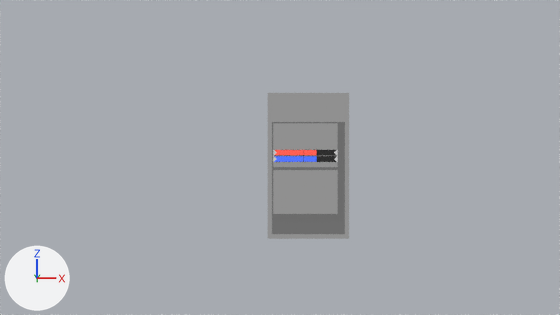
The Blender file raw/UI.blend: old version first, new version second.
The view is the same before and after, from the file's camera 'Camera'. The axes (+X, +Y, +Z) are drawn at lower left. The lights are the same throughout.

The older version as bpy lines, for what is in view:
```python
ob_bg = bpy.data.objects.new('bg', me_plane_006)
ob_bg.location = (937.0, -20.0, 547.0)
ob_bg_001 = bpy.data.objects.new('bg.001', me_plane_010)
ob_bg_001.location = (937.0, -20.0, 525.0)
ob_part_window = bpy.data.objects.new('part_window', me_plane)
ob_part_window.location = (917.0, 0.0, 262.0)
ob_partmodule = bpy.data.objects.new('partmodule', me_plane_002)
ob_partmodule.location = (937.0, -10.0, 507.0)
ob_partmodule_001 = bpy.data.objects.new('partmodule.001', me_plane_004)
ob_partmodule_001.location = (937.0, -10.0, 347.0)
ob_partmodule_002 = bpy.data.objects.new('partmodule.002', me_plane_011)
ob_partmodule_002.location = (938.0, -25.0, 526.0)
ob_partmodule_003 = bpy.data.objects.new('partmodule.003', me_plane_007)
ob_partmodule_003.location = (938.0, -25.0, 548.0)
```
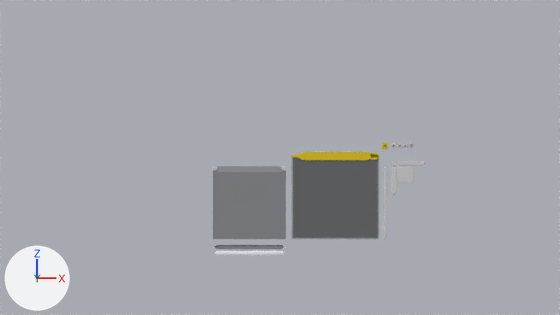
What differs and where, as boxes (x1, y1, x2, y2) in the pictures (560 x 315 px):
'back', added: after (292, 158, 379, 239)
'part_window', deleted: before (268, 93, 349, 239)
'back.002', added: after (213, 166, 286, 239)
'partmodule.001', deleted: before (273, 170, 338, 214)
'partmodule', deleted: before (273, 123, 338, 167)
'header', added (yellow): after (292, 152, 379, 160)
'bg', moved: before (273, 150, 338, 156); after (215, 245, 284, 249)
'fg', added: after (215, 251, 284, 255)
'partmodule.002', deleted: before (274, 156, 317, 162)
'partmodule.003', deleted: before (275, 150, 317, 155)
'bg.001', deleted: before (273, 156, 338, 162)

The change, as a list of edits to the scene's bpy script:
```text
Add mat_white:
    mat_white = principled_material('white')
    mat_white.base_color = (0.896, 0.937, 1.0)  # white #f3f8ff
Add mat_background_light:
    mat_background_light = principled_material('background_light')
    mat_background_light.base_color = (0.338, 0.353, 0.375)  # grey #9da0a5
    mat_background_light.roughness = 1.0
Add mat_background:
    mat_background = principled_material('background')
    mat_background.base_color = (0.225, 0.235, 0.25)  # grey #828589
Add mat_gold:
    mat_gold = principled_material('gold')
    mat_gold.base_color = (0.75, 0.562, 0.0)  # yellow #e1c600
    mat_gold.roughness = 0.75
Add mat_background_dark:
    mat_background_dark = principled_material('background_dark')
    mat_background_dark.base_color = (0.113, 0.117, 0.125)  # dark grey #5e6063
Add me_plane_022:
    me_plane_022.from_pydata(...)  # 20 vertices, 11 faces; spans x 0.0..240.0, y -2.0..0.0, z 0.0..15.0
    me_plane_022.polygons.foreach_set('use_smooth', [True] * 11)
    me_plane_022.materials.append(mat_white)  # white #f3f8ff
Add me_plane_005:
    me_plane_005.from_pydata(...)  # 24 vertices, 15 faces; spans x 0.0..250.0, y 0.0, z 0.0..250.0
    me_plane_005.polygons.foreach_set('use_smooth', [True] * 15)
    # faces by material slot: [5, 10]
    me_plane_005.materials.append(mat_background)  # grey #828589
    me_plane_005.materials.append(mat_background_light)  # grey #9da0a5
Add me_plane_002_1:
    me_plane_002_1.from_pydata(...)  # 84 vertices, 64 faces; spans x 0.0..300.0, y -3.0..0.0, z 270.0..300.0
    me_plane_002_1.polygons.foreach_set('use_smooth', [True] * 64)
    me_plane_002_1.materials.append(mat_gold)  # yellow #e1c600
Add me_plane_1:
    me_plane_1.from_pydata(...)  # 40 vertices, 28 faces; spans x 0.0..300.0, y 0.0, z 0.0..280.0
    me_plane_1.polygons.foreach_set('use_smooth', [True] * 28)
    # faces by material slot: [15, 13]
    me_plane_1.materials.append(mat_background_dark)  # dark grey #5e6063
    me_plane_1.materials.append(mat_background_light)  # grey #9da0a5
Remove ob_part_window:
    ob_part_window = bpy.data.objects.new('part_window', me_plane)
    ob_part_window.location = (917.0, 0.0, 262.0)
Remove ob_partmodule:
    ob_partmodule = bpy.data.objects.new('partmodule', me_plane_002)
    ob_partmodule.location = (937.0, -10.0, 507.0)
Remove ob_partmodule_001:
    ob_partmodule_001 = bpy.data.objects.new('partmodule.001', me_plane_004)
    ob_partmodule_001.location = (937.0, -10.0, 347.0)
Change ob_bg:
    ob_bg.location: (937.0, -20.0, 547.0) -> (730.0, 0.0, 225.0)
Remove ob_partmodule_003:
    ob_partmodule_003 = bpy.data.objects.new('partmodule.003', me_plane_007)
    ob_partmodule_003.location = (938.0, -25.0, 548.0)
Remove ob_bg_001:
    ob_bg_001 = bpy.data.objects.new('bg.001', me_plane_010)
    ob_bg_001.location = (937.0, -20.0, 525.0)
Remove ob_partmodule_002:
    ob_partmodule_002 = bpy.data.objects.new('partmodule.002', me_plane_011)
    ob_partmodule_002.location = (938.0, -25.0, 526.0)
Add ob_fg:
    ob_fg = bpy.data.objects.new('fg', me_plane_022)
    ob_fg.location = (735.0, 0.0, 205.0)
Add ob_back_002:
    ob_back_002 = bpy.data.objects.new('back.002', me_plane_005)
    ob_back_002.location = (730.0, 0.0, 260.0)
Add ob_header:
    ob_header = bpy.data.objects.new('header', me_plane_002_1)
    ob_header.location = (1000.0, 0.0, 260.0)
Add ob_back:
    ob_back = bpy.data.objects.new('back', me_plane_1)
    ob_back.location = (1000.0, 0.0, 260.0)
```
